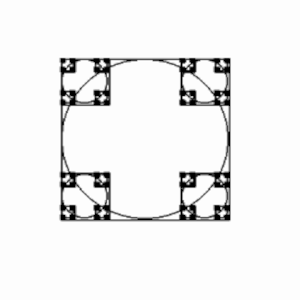
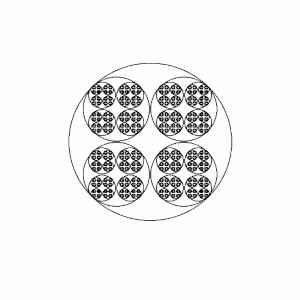
The second 300 × 300 image is a revision of the first. Changes to its layers:
painted on "Calque copié" over [left=58, top=57, right=233, bottom=222]
